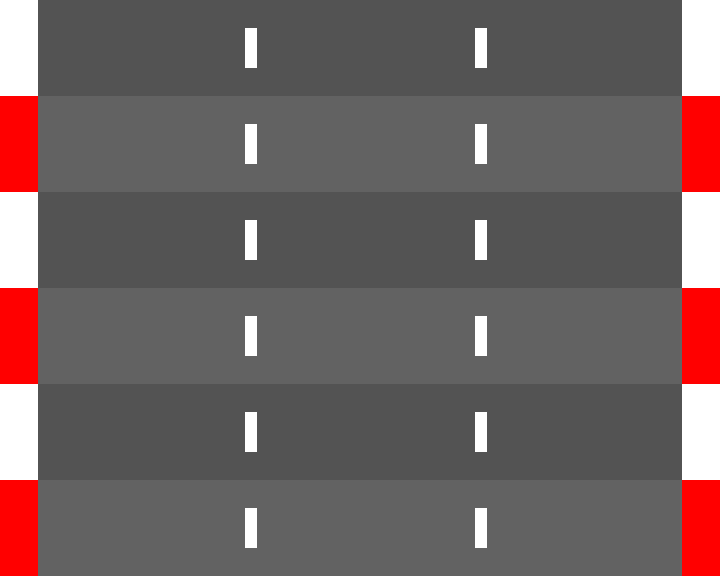
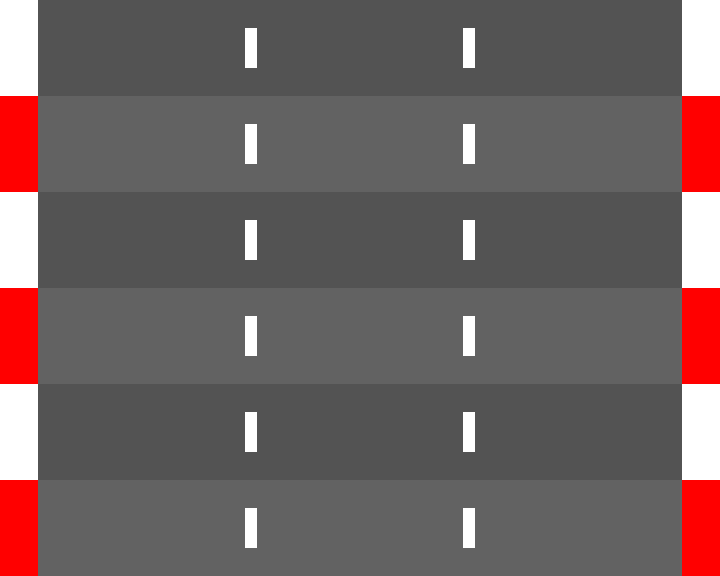
Comparing the layer stacks of the two (720, 576) images. Changes:
pixels changed over [463, 28, 487, 548] (layer not identified)
